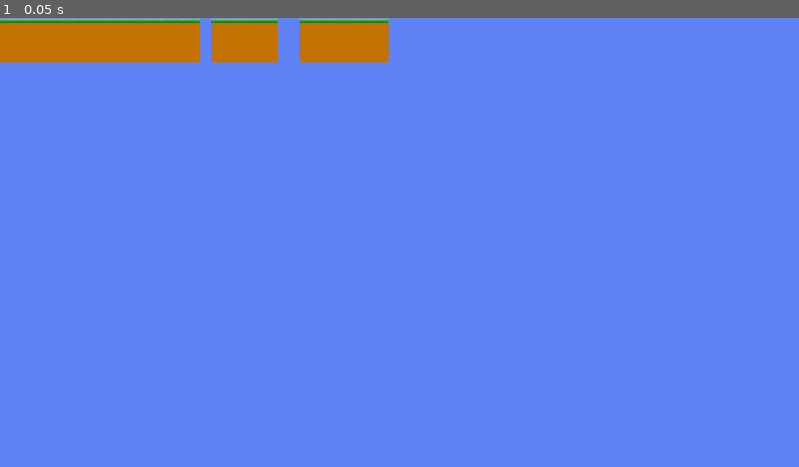
Above: before the commit, frame 1.
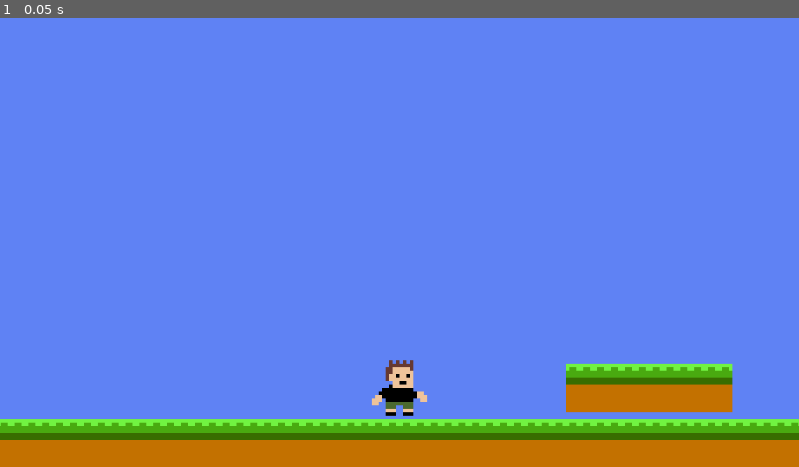
Above: after the commit, the same moment.

Repository: BrendanGasparin/gd-2d-platformer
Game: Godot game, scene res://Scenes/Levels/W1L1.tscn
Same seed, same stepped clock (60 frames per second), same inputs: the game is played once before the commit and once after it.
Inputs:
- Up to frame 1 (0.05 s): no input

The runs differ from the first frame. In frame 1, 18% of the frame differs, in the area x 0-100%, y 0-100%.

Commit message:
Implement player with no movement, add CHANGELOG

Diff:
--- a/Scenes/Levels/W1L1.tscn
+++ b/Scenes/Levels/W1L1.tscn
@@ -1,9 +1,12 @@
 [gd_scene format=4 uid="uid://ch55mbp0wwygh"]
 
 [ext_resource type="TileSet" uid="uid://cccbpoelww8px" path="res://Sprites/Tiles/Tileset001.tres" id="1_js2xp"]
+[ext_resource type="PackedScene" uid="uid://c2gvlanlkx1h7" path="res://Scenes/player.tscn" id="2_gmco2"]
 
 [node name="Node2D" type="Node2D" unique_id=228350560]
 
 [node name="TileMapLayer" type="TileMapLayer" parent="." unique_id=360509694]
 tile_map_data = PackedByteArray("AAD4/wAAAAACAAEAAAD5/wAAAAACAAEAAAD6/wAAAAACAAEAAAD7/wAAAAACAAEAAAD8/wAAAAACAAEAAAD9/w …(3520 unchanged characters)…
 tile_set = ExtResource("1_js2xp")
+
+[node name="Player" parent="." unique_id=2135785123 instance=ExtResource("2_gmco2")]
--- /dev/null
+++ b/Scenes/player.tscn
@@ -0,0 +1,25 @@
+[gd_scene format=3 uid="uid://c2gvlanlkx1h7"]
+
+[ext_resource type="Texture2D" uid="uid://bndhll1eg43cx" path="res://Sprites/Characters/Player001.png" id="1_v0iea"]
+
+[sub_resource type="CircleShape2D" id="CircleShape2D_v0iea"]
+radius = 20.175243
+
+[node name="Player" type="CharacterBody2D" unique_id=2135785123]
+
+[node name="Player001" type="Sprite2D" parent="." unique_id=922101748]
+texture = ExtResource("1_v0iea")
+offset = Vector2(0, -8)
+
+[node name="CollisionShape2D" type="CollisionShape2D" parent="." unique_id=852695757]
+position = Vector2(0, -8)
+scale = Vector2(0.34695986, -0.3912245)
+shape = SubResource("CircleShape2D_v0iea")
+
+[node name="Camera2D" type="Camera2D" parent="." unique_id=734353865]
+position = Vector2(0, -50)
+zoom = Vector2(5, 5)
+
+[node name="AnimationPlayer" type="AnimationPlayer" parent="." unique_id=1411069339]
+
+[node name="AudioStreamPlayer" type="AudioStreamPlayer" parent="." unique_id=355933186]
Binary file added: Sprites/Characters/Player001.png
Not shown, added: Sprites/Characters/Player001.png.import
Not shown, added: CHANGELOG.md
